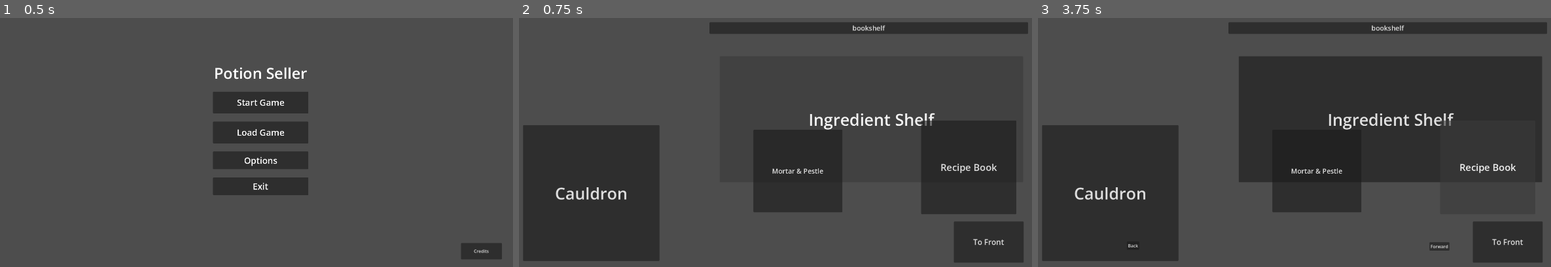
Above: before the commit, frames 1-3 (left to right).
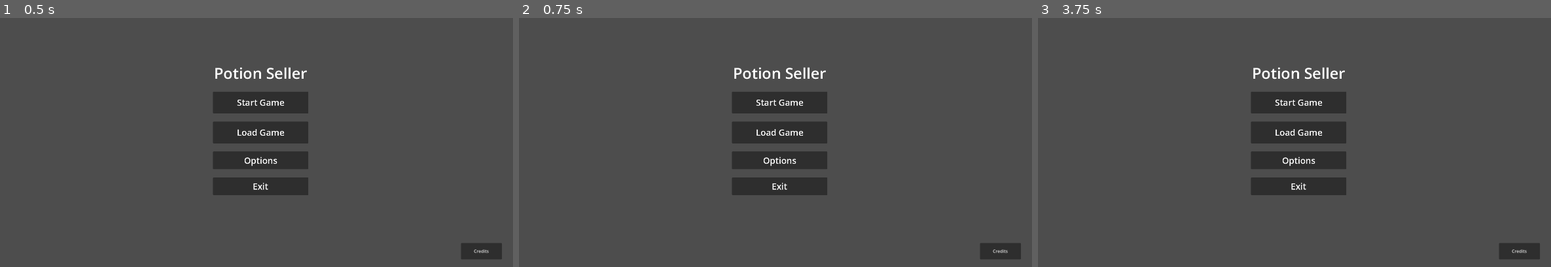
Above: after the commit, the same moments.

Repository: SuperNar3k/GameName-Game-Jam-2026
Game: Godot game, scene res://Scenes/main.tscn
Same seed, same stepped clock (60 frames per second), same inputs: the game is played once before the commit and once after it. Before the commit the project starts from res://Scenes/MainMenuScene.tscn.
Inputs (mouse positions are in pixels of both pictures, inside the frame that each line leads up to):
- Up to frame 1 (0.5 s): no input
- Up to frame 2 (0.75 s): click "Start Game" at 0.5 s
- Up to frame 3 (3.75 s): click (1299, 102) at 1.25 s, where only the run after the commit has a clickable "Start Game"; click (1391, 120) at 2 s, where only the run before the commit has a clickable "Ingredient Shelf"; click (1386, 27) at 2.75 s, where only the run before the commit has a clickable "bookshelf"; click (1489, 167) at 3.5 s, where only the run before the commit has a clickable "Recipe Book"

Frame 1 is identical in both runs. In frame 2, 30% of the frame differs, in the area x 0-100%, y 1-99%; in frame 3, 41%.

Commit message:
added comments to my shiet

Diff:
--- a/gngj/Scenes/ui.tscn
+++ b/gngj/Scenes/ui.tscn
@@ -2,9 +2,10 @@
 
 [ext_resource type="Script" uid="uid://4h7hv4qsaubq" path="res://scrips/ui.gd" id="1_qdvrb"]
 [ext_resource type="PackedScene" uid="uid://cuan7o4maj614" path="res://Scenes/recipeBook.tscn" id="2_nf4gj"]
-[ext_resource type="PackedScene" uid="uid://c4g2huc0yueok" path="res://Scenes/frontRoom.tscn" id="2_q7pk6"]
-[ext_resource type="PackedScene" uid="uid://dsdrgoqm38hy" path="res://Scenes/backRoom.tscn" id="3_m78vo"]
-[ext_resource type="PackedScene" uid="uid://dx7onsvyh7cw8" path="res://Scenes/grindingStation.tscn" id="4_smcll"]
+[ext_resource type="PackedScene" path="res://Scenes/frontRoom.tscn" id="2_q7pk6"]
+[ext_resource type="PackedScene" path="res://Scenes/backRoom.tscn" id="3_m78vo"]
+[ext_resource type="PackedScene" path="res://Scenes/grindingStation.tscn" id="4_smcll"]
+[ext_resource type="PackedScene" path="res://Scenes/MainMenuScene.tscn" id="6_m78vo"]
 
 [node name="ui" type="Control" unique_id=1513356]
 layout_mode = 3
@@ -33,6 +34,7 @@
 grow_vertical = 1
 
 [node name="BackRoom" parent="." unique_id=1422597810 instance=ExtResource("3_m78vo")]
+visible = false
 layout_mode = 0
 anchors_preset = 0
 anchor_left = 0.0
@@ -58,8 +60,12 @@
 grow_vertical = 1
 
 [node name="RecipeBook" parent="." unique_id=496628637 instance=ExtResource("2_nf4gj")]
+visible = false
 layout_mode = 1
 offset_left = -898.0
 offset_top = -476.0
 offset_right = -897.9999
 offset_bottom = -476.0
+
+[node name="MainMenuScene" parent="." unique_id=1432645101 instance=ExtResource("6_m78vo")]
+layout_mode = 1
--- a/gngj/project.godot
+++ b/gngj/project.godot
@@ -11,7 +11,7 @@
 [application]
 
 config/name="GNGJ"
-run/main_scene="uid://csyrxpe3vdq07"
+run/main_scene="uid://bplgqa3i45unb"
 config/auto_accept_quit=false
 config/features=PackedStringArray("4.6", "GL Compatibility")
 config/icon="res://assets/icon.svg"
--- a/gngj/scrips/npc.gd
+++ b/gngj/scrips/npc.gd
@@ -5,9 +5,11 @@
 var npcName = ""
 var sprite = Sprite2D.new()
 
+#This array will hold all of our npc sprites. We can add an additions array or something if we wanna have one for
+#townspeople or adventurer's specifically.
 var allSprites = ["res://assets/npcs/lil freak.jpg"]
 
-
+#Here's where the magic happens
 func setRandNPC():
 	sprite.set_texture(load(allSprites.pick_random()))
 	npcName = "lil freak"
--- a/gngj/scrips/quest.gd
+++ b/gngj/scrips/quest.gd
@@ -56,7 +56,7 @@
 	isRepeatable = _isReapeatable
 
 
-
+#Fucntion for setting a random npc. Will choose a random name and sprite. Handled by npc class
 func setNPC(index: Variant):
 	NPC.setRandNPC()
 
